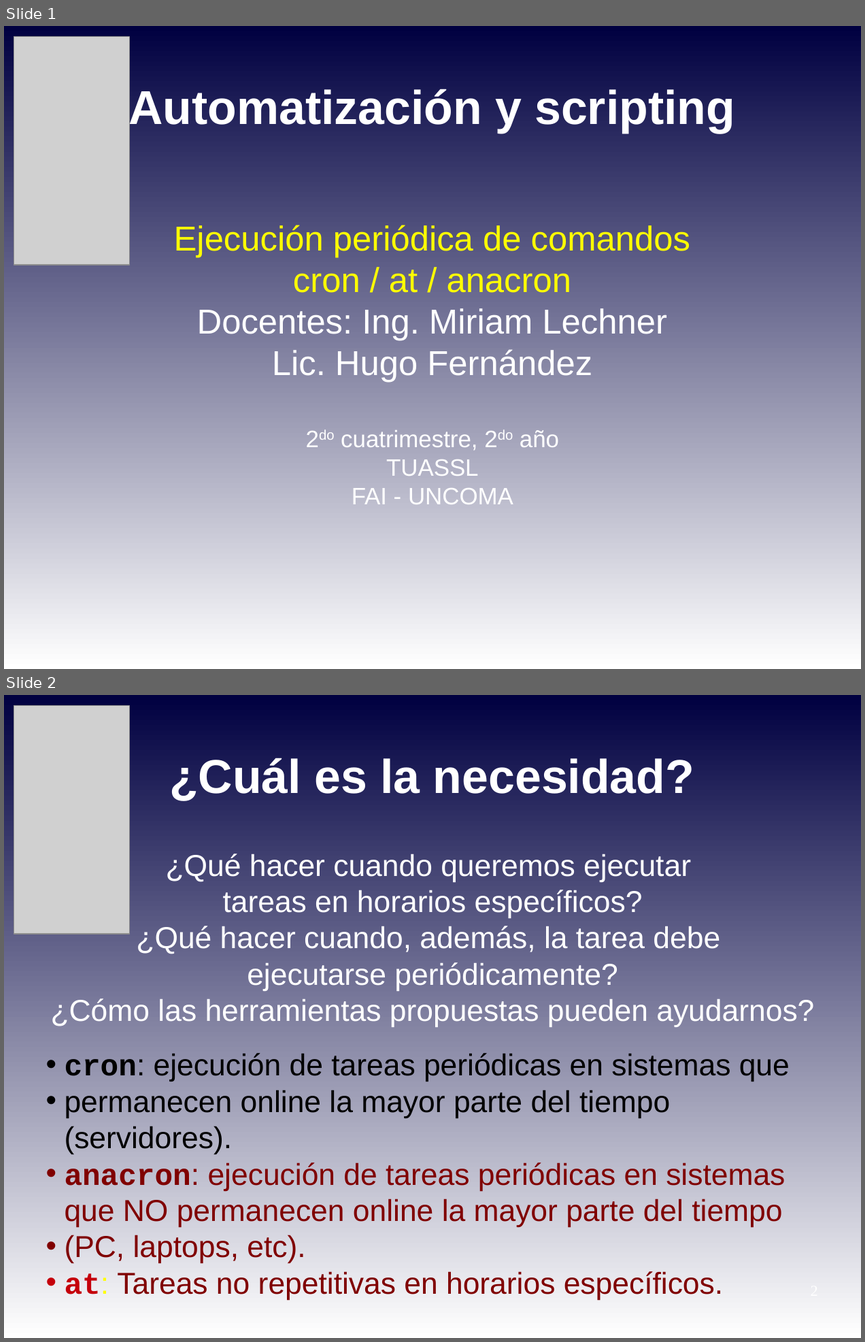
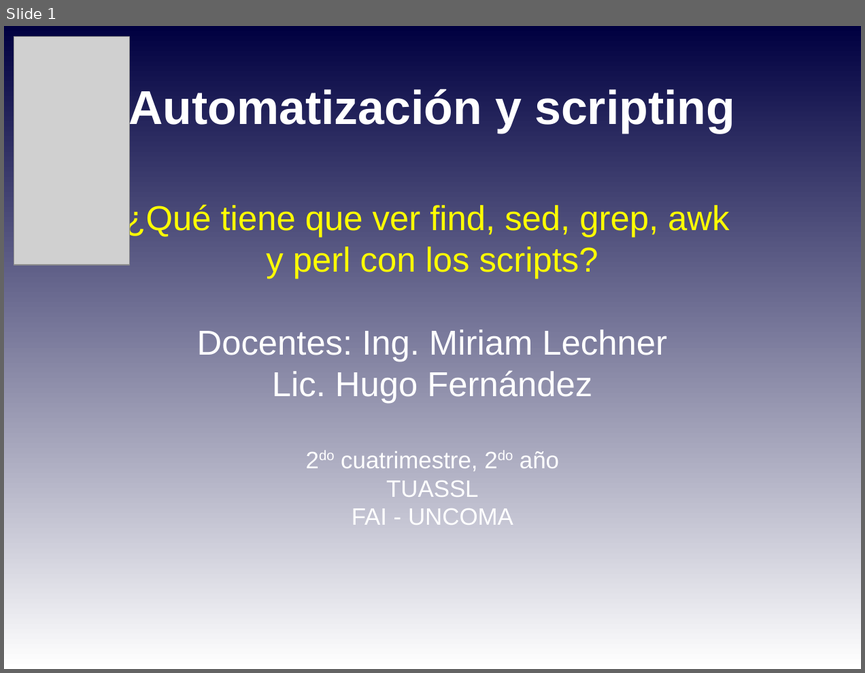
Before and after one commit to niniadcobre/-AutoyScripting, a slide deck: clases/AYS_clase08.odp. Shown one above the other, each under a label of ours: slides 1 and 2 before the commit, slide 1 after it. The pictures are 865x1342 and 865x673 pixels, drawn with LibreOffice and Linux fonts; fonts in the diff are those of the drawing; grey boxes stand for pictures. Boxes give left, top, right and bottom in pixels: in the first picture for what was removed or moved away, otherwise in the second. Text is boxed around its words. In the diff, an @@ line names an element or a change of style, - is before the commit and + after.

```diff
--- a/clases/AYS_clase08.odp
+++ b/clases/AYS_clase08.odp
@@ slide 2 removed at [4,695,861,1338], background gradient #000040 to #FFFFFF @@
@@ picture removed at [14,706,129,934] @@
@@ title removed at [169,758,694,801] @@
-¿Cuál es la necesidad?
@@ text removed at [51,853,814,1027] @@
-¿Qué hacer cuando queremos ejecutar
-tareas en horarios específicos?
-¿Qué hacer cuando, además, la tarea debe
-ejecutarse periódicamente?
-¿Cómo las herramientas propuestas pueden ayudarnos?
@@ text removed at [65,1053,789,1300] @@
-• cron: ejecución de tareas periódicas en sistemas que
-• permanecen online la mayor parte del tiempo (servidores).
-• anacron: ejecución de tareas periódicas en sistemas que NO permanecen online la mayor parte del tiempo
-• (PC, laptops, etc).
-• at: Tareas no repetitivas en horarios específicos.
@@ slide 1 changed as well @@
@@ subtitle at [125,202,729,361]: text changed @@
-Ejecución periódica de comandos
-cron / at / anacron
-Docentes: Ing. Miriam Lechner
+¿Qué tiene que ver find, sed, grep, awk
+y perl con los scripts?
+Docentes: Ing. Miriam Lechner
```
Also in this commit, not shown: 1 other slide changed, 10 slides added, 10 other slides removed, 8 other files.
